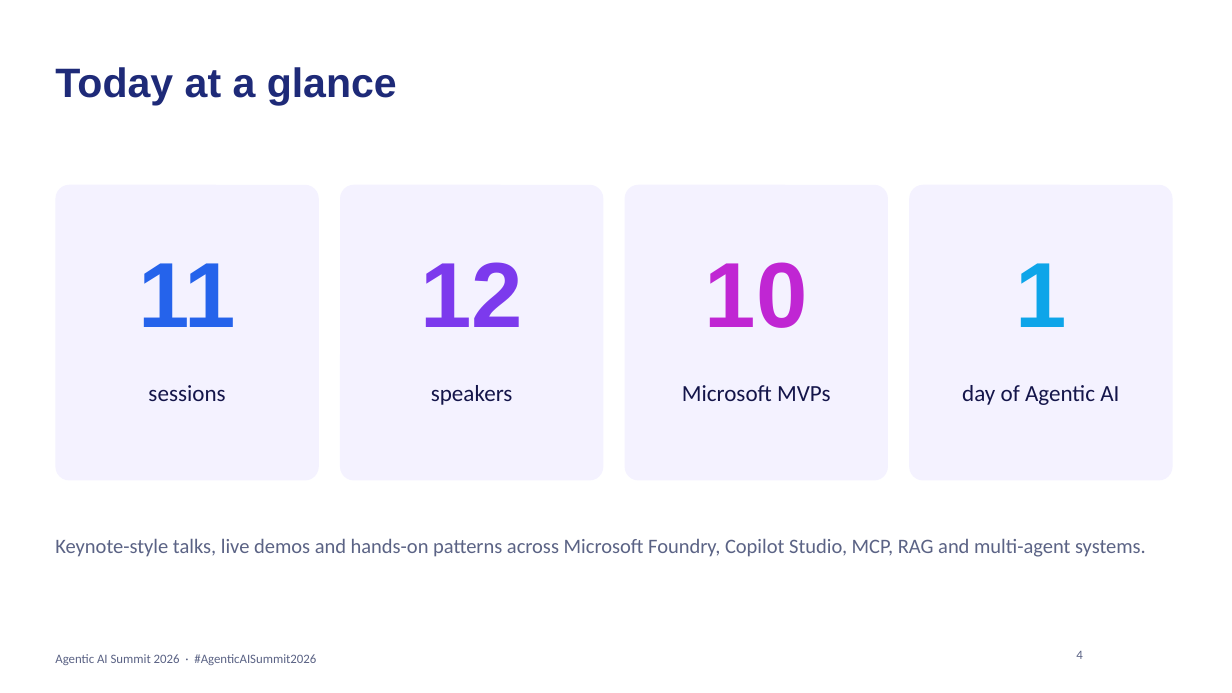
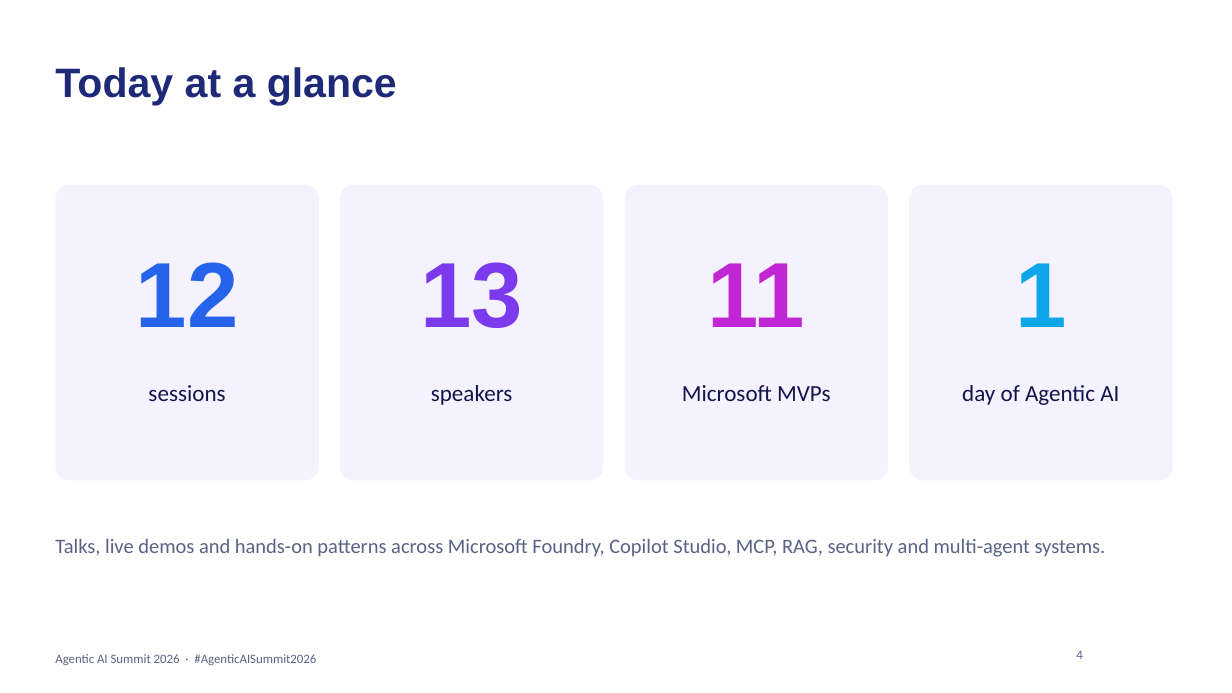
Before and after one commit to prathapm14/agentic-ai-summit-2026, a slide deck: slide 4 of slides/agentic-ai-summit-2026-host-deck.pptx. Drawn at 1232x693 pixels with LibreOffice and Linux fonts; fonts in the diff are those of the drawing; background and template pictures are left out. Boxes give left, top, right and bottom in pixels: in the first picture for what was removed or moved away, otherwise in the second. Text is boxed around its words. In the diff, an @@ line names an element or a change of style, - is before the commit and + after.

```diff
--- a/slides/agentic-ai-summit-2026-host-deck.pptx
+++ b/slides/agentic-ai-summit-2026-host-deck.pptx
@@ text at [136, 262, 239, 327]: text changed @@
-11
+12
@@ text at [420, 262, 523, 328]: text changed @@
-12
+13
@@ text at [707, 263, 805, 327]: text changed @@
-10
+11
@@ text at [55, 538, 1106, 557]: text changed @@
-Keynote-style talks, live demos and hands-on patterns across Microsoft Foundry, Copilot Studio, MCP, RAG and multi-agent systems.
+Talks, live demos and hands-on patterns across Microsoft Foundry, Copilot Studio, MCP, RAG, security and multi-agent systems.
```
Also in this commit, not shown: 13 other slides changed, 1 slide added, 15 other files.
